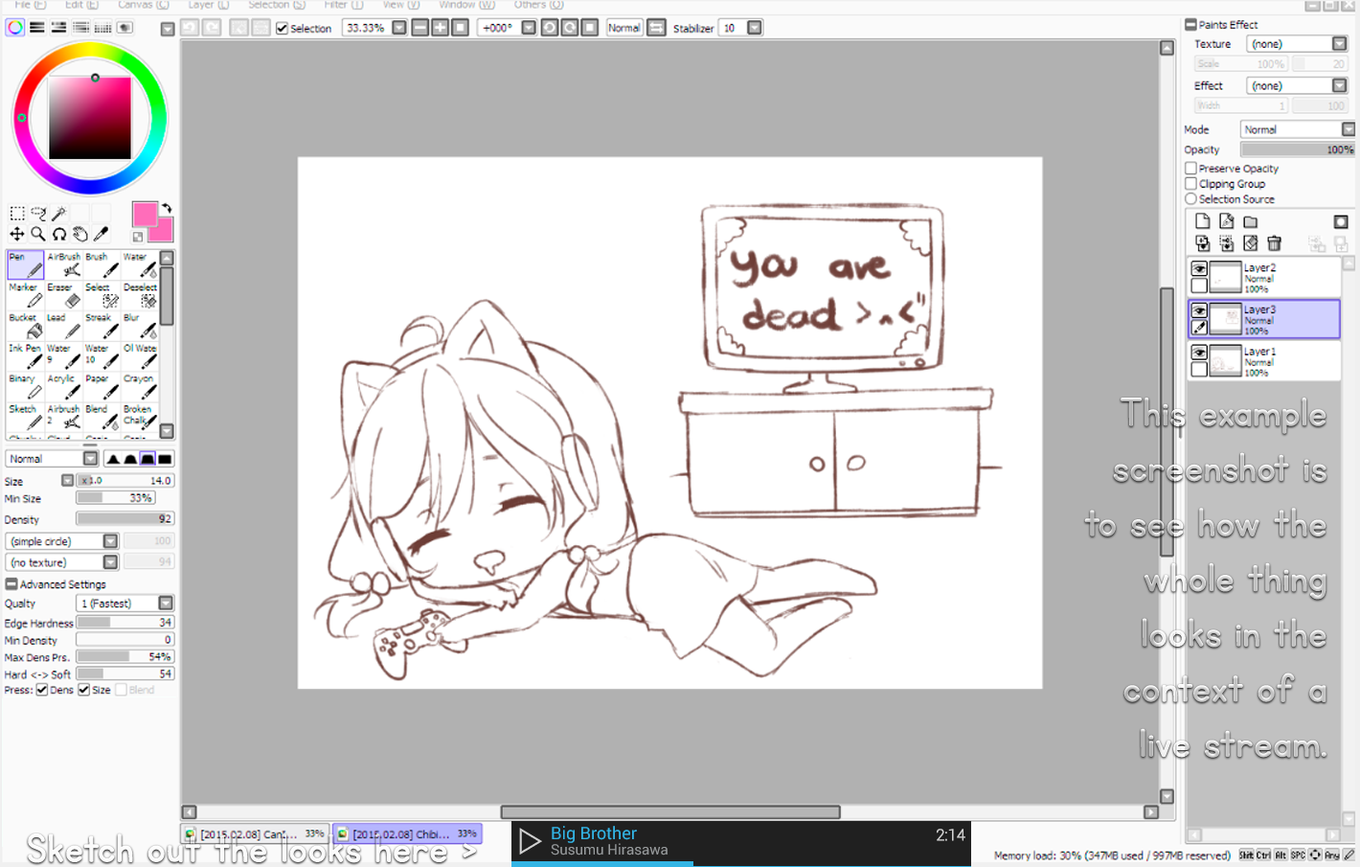
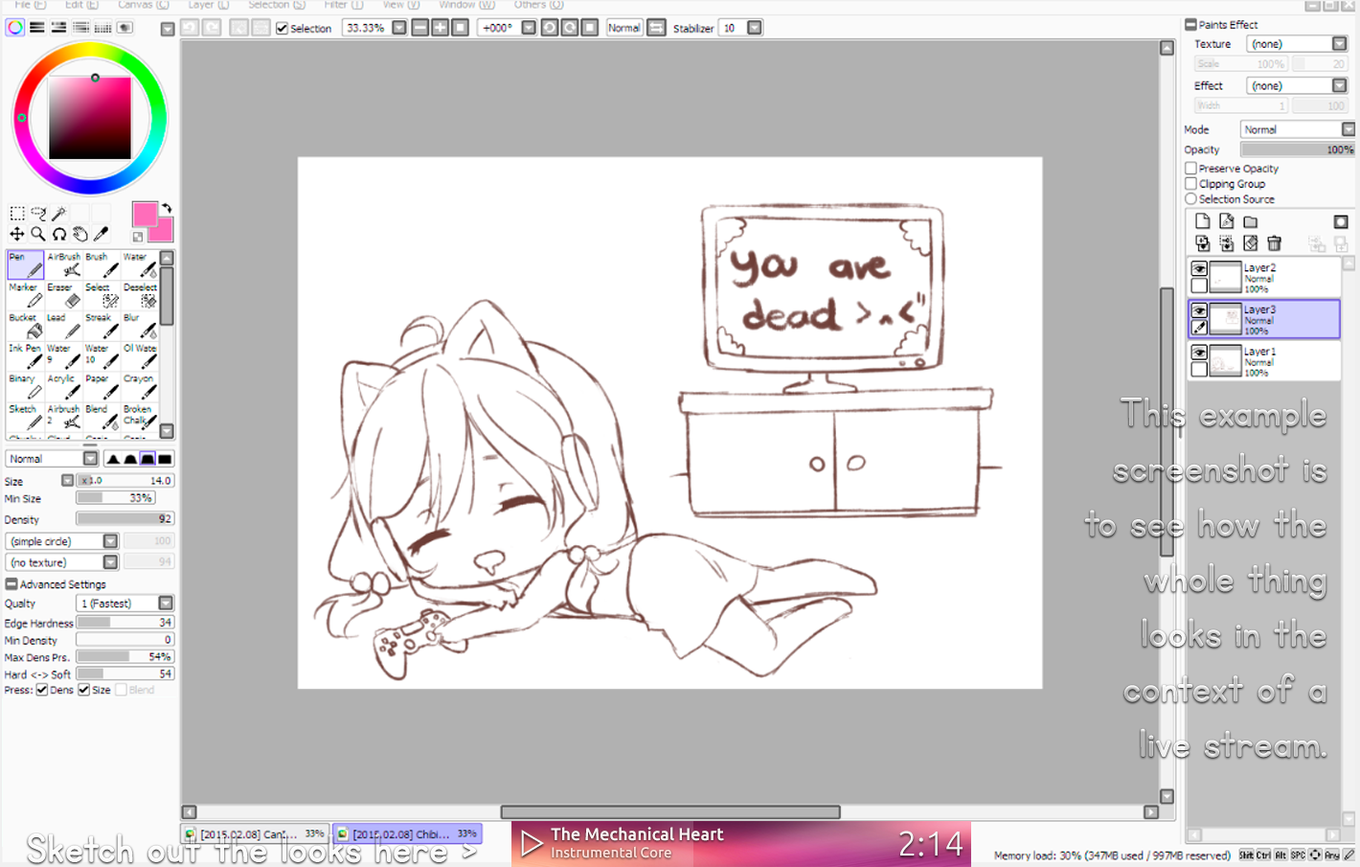
Layered file, before and after one edit (1360 x 867). Changes by layer:
added group "ubuntu" with 11 layers above "scarlet" over [511, 821, 972, 867]
added layer "The Mechanical Heart" in group "ubuntu" over [550, 826, 725, 842]
added layer "Instrumental Core" in group "ubuntu" over [551, 845, 672, 859]
added layer "►" (1st of 7, in "ubuntu") in group "ubuntu" over [521, 829, 545, 857]
added layer "2:14" (1st of 6, in "ubuntu") in group "ubuntu" over [899, 830, 963, 857]
added layer "Layer 4" (1st of 7, in "ubuntu") in group "ubuntu" over [511, 821, 694, 867]
added layer "1598-smooth-pink-hd-wallpaper-2560x1440" in group "ubuntu" over [511, 821, 972, 867]
added layer "Layer 2" (1st of 7, in "ubuntu") in group "ubuntu" over [511, 821, 972, 867]
added group "scarlet" with 10 layers above "holo-d" over [511, 821, 972, 867]
added layer "Radical Dreamers ~Without Taking the Jewel~ (Vocal)" in group "scarlet" over [551, 826, 941, 844]
added layer "Yasunori Mitsuda, N. Mitose" in group "scarlet" over [551, 843, 735, 857]
added layer "►" (2nd of 7, in "scarlet") in group "scarlet" over [519, 827, 543, 855]
added layer "Layer 4" (2nd of 7, in "scarlet") in group "scarlet" over [511, 861, 694, 867]
added layer "Layer 3" (2nd of 7, in "scarlet") in group "scarlet" over [511, 861, 972, 867]
added layer "Layer 2" (2nd of 7, in "scarlet") in group "scarlet" over [511, 821, 972, 867]
